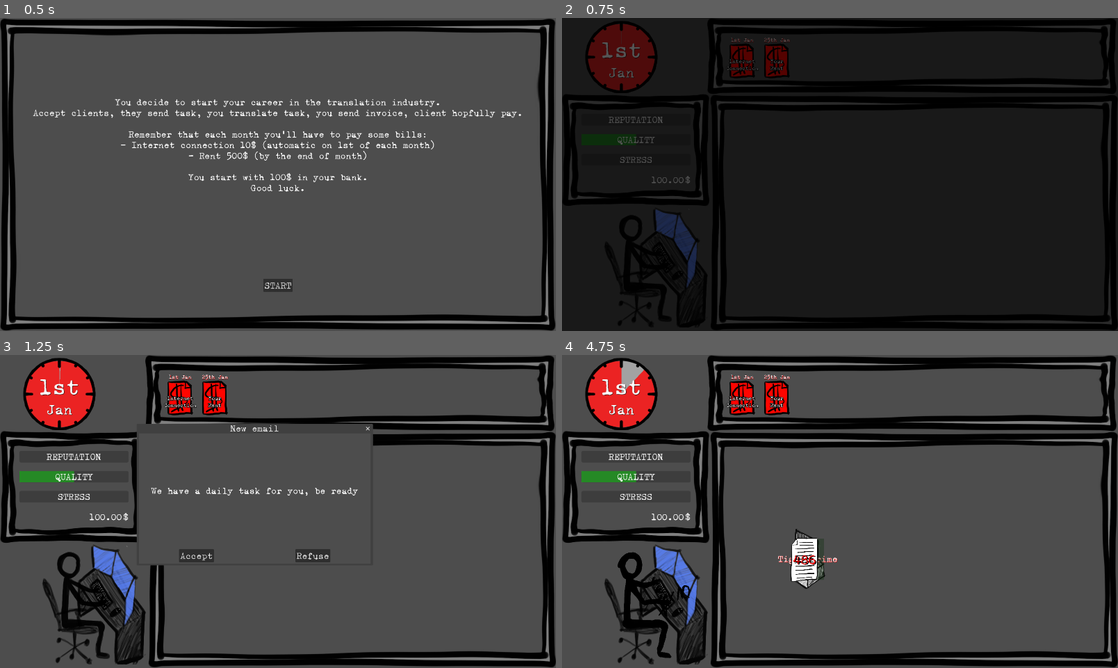
Above: before the commit, frames 1-4 (two rows, left to right).
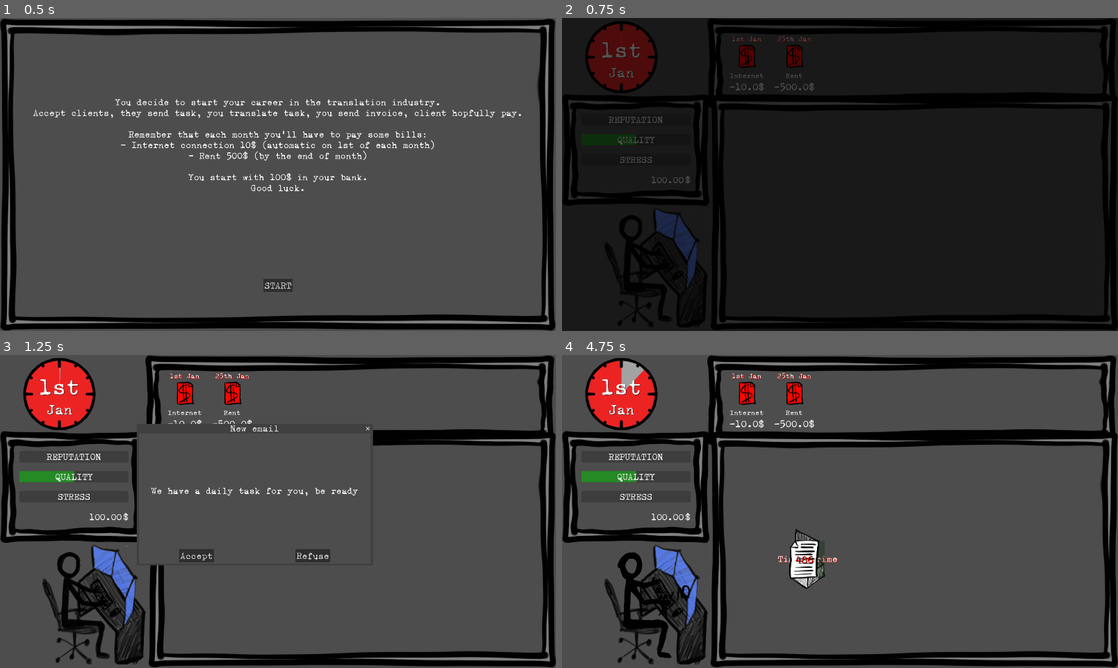
Above: after the commit, the same moments.

Repository: ildede/game-off-2025
Game: Godot game, scene res://scenes/ui/start_screen/start.tscn
Two runs of this game, one before a commit and one after it. Both use one fixed random seed, a clock stepped at 60 frames per second and the inputs below.
Inputs (mouse positions are in pixels of both pictures, inside the frame that each line leads up to):
- Up to frame 1 (0.5 s): no input
- Up to frame 2 (0.75 s): click "START" at 0.5 s
- Up to frame 3 (1.25 s): no input
- Up to frame 4 (4.75 s): click "Accept" at 1.25 s; click (806, 558) at 2 s; click (806, 558) at 2.75 s; click (806, 558) at 3.5 s; move the mouse to (962, 495) at 4.27 s; click (962, 495) at 4.42 s

Frame 1 is identical in both runs. In frame 2, 3.4% of the frame differs, in the area x 26-100%, y 5-29%; in frame 3, 3.9%; in frame 4, 5.3%, in the area x 26-100%, y 5-73%.

Commit message:
feat: manage deadlines

Diff:
--- a/autoloads/config.gd
+++ b/autoloads/config.gd
@@ -7,3 +7,4 @@
 const WORDS_PER_LETTER: int = 11
 const MAX_STRESS_LEVEL: float = 100
 const WORDS_PER_DAY: int = 2500
+const STRESS_ON_TASK_FAILED: float = 5
--- a/autoloads/global.gd
+++ b/autoloads/global.gd
@@ -3,7 +3,8 @@
 signal new_client_accepted(client_info: Models.ClientObject)
 signal client_send_task(task: Task)
 signal letter_hit_task(letter: Letter, task: Task)
-signal task_finished(id: int, value: float)
+signal task_finished(id: int)
+signal task_failed(id: int)
 signal update_reputation(value: float)
 signal update_stress(value: float)
 signal update_quality(value: float)
@@ -23,6 +24,7 @@
 	#client_send_task.connect(handle_client_send_task)
 	letter_hit_task.connect(handle_letter_hit_task)
 	task_finished.connect(handle_task_finished)
+	task_failed.connect(handle_task_failed)
 	update_reputation.connect(handle_update_reputation)
 	update_stress.connect(handle_update_stress)
 	update_quality.connect(handle_update_quality)
@@ -51,6 +53,11 @@
 func handle_task_finished(_id: int) -> void:
 	print("[GLOBAL] handle_task_finished")
 	game_state.task_finished += 1
+	ui_update.emit()
+
+func handle_task_failed(_id: int) -> void:
+	print("[GLOBAL] handle_task_failed")
+	game_state.task_failed += 1
 	ui_update.emit()
 
 func handle_update_reputation(value: float) -> void:
--- a/autoloads/models.gd
+++ b/autoloads/models.gd
@@ -29,6 +29,7 @@
 	var current_day = 1
 	var task_received: int = 0
 	var task_finished: int = 0
+	var task_failed: int = 0
 	var translated_words: int = 0
 
 	var reputation: float = 0
--- a/data/game_data.json
+++ b/data/game_data.json
@@ -54,7 +54,7 @@
       "name": "Tiger Prime",
       "engagement_email": "We have a daily task for you, be ready",
       "payment_per_word": 0.05,
-      "payment_terms": "IMMEDIATE",
+      "payment_terms": "NET30",
       "client_reliability": 0.95,
       "recurring_tasks": [
         {
@@ -82,7 +82,7 @@
       "name": "LocReady",
       "engagement_email": "We sent a task every week, with a deadline of 2 days, don't waste time! If you finish it we will publicly tell to everyone how smart you are!",
       "payment_per_word": 0.05,
-      "payment_terms": "IMMEDIATE",
+      "payment_terms": "NET30",
       "client_reliability": 0.95,
       "recurring_tasks": [
         {
@@ -109,14 +109,14 @@
   "bills": [
     {
       "id": 1,
-      "name": "Internet Connection",
+      "name": "Internet",
       "amount": 10.0,
       "due_day": 1,
       "recurring": true
     },
     {
       "id": 2,
-      "name": "Your Rent",
+      "name": "Rent",
       "amount": 500.0,
       "due_day": 25,
       "recurring": true
--- a/scenes/game/entities/task/character_body_2d.gd
+++ b/scenes/game/entities/task/character_body_2d.gd
@@ -5,3 +5,6 @@
 
 func _ready() -> void:
 	$Sprite2D.play("default")
+
+func deadline_reached() -> void:
+	$Sprite2D.play("deadline")
--- a/scenes/game/entities/task/task.tscn
+++ b/scenes/game/entities/task/task.tscn
@@ -1,37 +1,66 @@
-[gd_scene load_steps=9 format=3 uid="uid://covv3g8q43ifu"]
+[gd_scene load_steps=15 format=3 uid="uid://covv3g8q43ifu"]
 
 [ext_resource type="Script" uid="uid://bdne0imwp85h2" path="res://scenes/game/entities/task/task.gd" id="1_rogos"]
 [ext_resource type="Script" uid="uid://bskemnx3yc0dt" path="res://scenes/game/entities/task/character_body_2d.gd" id="2_42cdb"]
-[ext_resource type="Texture2D" uid="uid://dh2womicg0r0v" path="res://scenes/game/entities/task/assets/PNG_0001.png" id="3_6ui4q"]
-[ext_resource type="Texture2D" uid="uid://deavqkfuu5d0e" path="res://scenes/game/entities/task/assets/PNG_0002.png" id="4_071qo"]
-[ext_resource type="Texture2D" uid="uid://b30wf1lw0v44h" path="res://scenes/game/entities/task/assets/PNG_0003.png" id="5_ovt2p"]
-[ext_resource type="Texture2D" uid="uid://i6eko5gkxoe5" path="res://scenes/game/entities/task/assets/PNG_0004.png" id="6_1pfua"]
+[ext_resource type="Texture2D" uid="uid://bxepn0sgubhwd" path="res://scenes/game/entities/task/assets/deadline01.png" id="3_ctq7e"]
+[ext_resource type="Texture2D" uid="uid://4x83nji4abbm" path="res://scenes/game/entities/task/assets/deadline02.png" id="4_q7iwt"]
+[ext_resource type="Texture2D" uid="uid://b0pru31okls5u" path="res://scenes/game/entities/task/assets/deadline03.png" id="5_of1kn"]
+[ext_resource type="Texture2D" uid="uid://c5333o1lj3skr" path="res://scenes/game/entities/task/assets/deadline04.png" id="6_ql8ey"]
+[ext_resource type="Texture2D" uid="uid://djtynlqr4sqcq" path="res://scenes/game/entities/task/assets/deadline05.png" id="7_kqt4b"]
+[ext_resource type="Texture2D" uid="uid://dh6jtkoxaxwhl" path="res://scenes/game/entities/task/assets/default01.png" id="8_r5isl"]
+[ext_resource type="Texture2D" uid="uid://cpu3cekmvwrg6" path="res://scenes/game/entities/task/assets/default02.png" id="9_l3hm3"]
+[ext_resource type="Texture2D" uid="uid://cxsi0t6bphxeu" path="res://scenes/game/entities/task/assets/default03.png" id="10_riryx"]
+[ext_resource type="Texture2D" uid="uid://b184f43nunidi" path="res://scenes/game/entities/task/assets/default04.png" id="11_uxrd1"]
+[ext_resource type="Texture2D" uid="uid://dfoythl7dms23" path="res://scenes/game/entities/task/assets/default05.png" id="12_g1kpc"]
 
 [sub_resource type="SpriteFrames" id="SpriteFrames_cprfc"]
 animations = [{
 "frames": [{
 "duration": 1.0,
-"texture": ExtResource("3_6ui4q")
+"texture": ExtResource("3_ctq7e")
 }, {
 "duration": 1.0,
-"texture": ExtResource("4_071qo")
+"texture": ExtResource("4_q7iwt")
 }, {
 "duration": 1.0,
-"texture": ExtResource("5_ovt2p")
+"texture": ExtResource("5_of1kn")
 }, {
 "duration": 1.0,
-"texture": ExtResource("6_1pfua")
+"texture": ExtResource("6_ql8ey")
+}, {
+"duration": 1.0,
+"texture": ExtResource("7_kqt4b")
+}],
+"loop": true,
+"name": &"deadline",
+"speed": 6.0
+}, {
+"frames": [{
+"duration": 1.0,
+"texture": ExtResource("8_r5isl")
+}, {
+"duration": 1.0,
+"texture": ExtResource("9_l3hm3")
+}, {
+"duration": 1.0,
+"texture": ExtResource("10_riryx")
+}, {
+"duration": 1.0,
+"texture": ExtResource("11_uxrd1")
+}, {
+"duration": 1.0,
+"texture": ExtResource("12_g1kpc")
 }],
 "loop": true,
 "name": &"default",
-"speed": 10.0
+"speed": 6.0
 }]
 
 [sub_resource type="RectangleShape2D" id="RectangleShape2D_ukviy"]
-size = Vector2(298, 492)
+size = Vector2(127.14288, 175.71436)
 
 [node name="Task" type="PathFollow2D"]
-scale = Vector2(0.3, 0.3)
+scale = Vector2(0.7, 0.7)
 rotates = false
 loop = false
 script = ExtResource("1_rogos")
@@ -41,20 +70,22 @@
 
 [node name="Sprite2D" type="AnimatedSprite2D" parent="CharacterBody2D"]
 sprite_frames = SubResource("SpriteFrames_cprfc")
+animation = &"deadline"
+frame_progress = 0.8962669
 
 [node name="CollisionShape2D" type="CollisionShape2D" parent="CharacterBody2D"]
-visible = false
-position = Vector2(1, -6)
+position = Vector2(0.714288, -0.7142869)
+scale = Vector2(0.99999964, 0.99999964)
 shape = SubResource("RectangleShape2D_ukviy")
 
 [node name="ProgressBar" type="ProgressBar" parent="."]
 modulate = Color(0, 1, 0, 1)
 self_modulate = Color(1.5706233, 1.5706233, 1.5706233, 1)
 show_behind_parent = true
-offset_left = 120.0
-offset_top = -240.0
-offset_right = 223.33333
-offset_bottom = 235.33334
+offset_left = 51.0
+offset_top = -91.0
+offset_right = 100.0
+offset_bottom = 90.0
 max_value = 20.0
 step = 1.0
 fill_mode = 3
@@ -74,9 +105,9 @@
 grow_vertical = 2
 theme_override_colors/font_color = Color(1, 0, 0, 1)
 theme_override_colors/font_shadow_color = Color(0, 0, 0, 1)
-theme_override_constants/shadow_offset_x = 10
-theme_override_constants/shadow_offset_y = 5
-theme_override_font_sizes/font_size = 150
+theme_override_constants/shadow_offset_x = 2
+theme_override_constants/shadow_offset_y = 2
+theme_override_font_sizes/font_size = 50
 text = "999"
 horizontal_alignment = 1
 vertical_alignment = 1
--- a/scenes/game/translator/translator.gd
+++ b/scenes/game/translator/translator.gd
@@ -44,5 +44,11 @@
 
 func _on_static_body_2d_body_entered(body: Node2D) -> void:
 	if body is TaskBody:
-		Global.update_reputation.emit(-1)
-		Global.update_stress.emit(4)
+		body.deadline_reached()
+		var found_index = tasks.find_custom(func has_task_id(t):
+			return t.get_task_id() == body.task_id)
+		if found_index >= 0:
+			var task_found = tasks.pop_at(found_index)
+			Global.task_failed.emit(body.task_id)
+			await get_tree().create_timer(2).timeout
+			task_found.queue_free()
--- a/scenes/game/translator/translator.tscn
+++ b/scenes/game/translator/translator.tscn
@@ -8,8 +8,8 @@
 [ext_resource type="Texture2D" uid="uid://c3f6yalt2bp2r" path="res://scenes/game/translator/assets/PNG_0004.png" id="6_585bd"]
 [ext_resource type="Texture2D" uid="uid://d060mkq5malbq" path="res://scenes/game/translator/assets/PNG_0005.png" id="7_vbttx"]
 
-[sub_resource type="CircleShape2D" id="CircleShape2D_ljyet"]
-radius = 550.02277
+[sub_resource type="RectangleShape2D" id="RectangleShape2D_bupml"]
+size = Vector2(1105.0006, 2085.0012)
 
 [sub_resource type="SpriteFrames" id="SpriteFrames_pcpsr"]
 animations = [{
@@ -42,8 +42,9 @@
 scale = Vector2(0.2, 0.2)
 
 [node name="CollisionShape2D" type="CollisionShape2D" parent="StaticBody2D"]
-scale = Vector2(0.99999994, 0.99999994)
-shape = SubResource("CircleShape2D_ljyet")
+position = Vector2(-87.49996, 17.499998)
+scale = Vector2(0.99999934, 0.99999934)
+shape = SubResource("RectangleShape2D_bupml")
 
 [node name="Translator" type="AnimatedSprite2D" parent="."]
 scale = Vector2(0.2, 0.2)
--- a/scenes/ui/events_panel/event.gd
+++ b/scenes/ui/events_panel/event.gd
@@ -1,16 +1,19 @@
-extends AnimatedSprite2D
-class_name EventSprite
+extends Control
+class_name EventControl
 
 var day: Global.Date
+var money_value: float
 var display_name: String
 var event_type: EventsPanel.EventType
 
 func _ready() -> void:
-	$Day.text = "{day} {month}".format(day)
-	$Name.text = display_name
-	print("_ready", display_name, event_type)
+	$Container/Day.text = "{day} {month}".format(day)
 	match event_type:
 		EventsPanel.EventType.PAYMENT:
-			play("payment")
+			$EventSprite.play("payment")
+			$Container/Label.text = "payment"
+			$Container/Value.text = "{0}$".format([money_value])
 		EventsPanel.EventType.BILL:
-			play("bill")
+			$EventSprite.play("bill")
+			$Container/Label.text = display_name
+			$Container/Value.text = "-{0}$".format([money_value])
--- a/scenes/ui/events_panel/event.tscn
+++ b/scenes/ui/events_panel/event.tscn
@@ -55,42 +55,52 @@
 "speed": 6.0
 }]
 
-[node name="Event" type="AnimatedSprite2D"]
-scale = Vector2(0.6, 0.6)
+[node name="Event" type="Control"]
+custom_minimum_size = Vector2(160, 200)
+layout_mode = 3
+anchors_preset = 0
+offset_right = 160.0
+offset_bottom = 200.0
+size_flags_horizontal = 0
+script = ExtResource("6_7725c")
+
+[node name="EventSprite" type="AnimatedSprite2D" parent="."]
+position = Vector2(82, 76)
+scale = Vector2(0.4, 0.4)
 sprite_frames = SubResource("SpriteFrames_o53mr")
 animation = &"bill"
-script = ExtResource("6_7725c")
 
-[node name="Day" type="Label" parent="."]
-anchors_preset = 10
+[node name="Container" type="VBoxContainer" parent="."]
+layout_mode = 1
+anchors_preset = 15
 anchor_right = 1.0
-offset_left = -80.0
-offset_top = -140.0
-offset_right = -80.0
-offset_bottom = -103.0
+anchor_bottom = 1.0
 grow_horizontal = 2
+grow_vertical = 2
+
+[node name="Day" type="Label" parent="Container"]
+layout_mode = 2
+size_flags_vertical = 0
 theme_override_colors/font_shadow_color = Color(1, 0, 0, 1)
 theme_override_colors/font_outline_color = Color(0, 0, 0, 1)
 theme_override_constants/shadow_offset_x = 2
 theme_override_constants/shadow_offset_y = 2
 theme_override_constants/outline_size = 2
-text = "1st Jan"
+theme_override_font_sizes/font_size = 25
+text = "1st"
 horizontal_alignment = 1
-autowrap_mode = 2
 
-[node name="Name" type="Label" parent="."]
-anchors_preset = 12
-anchor_top = 1.0
-anchor_right = 1.0
-anchor_bottom = 1.0
-offset_left = -80.0
-offset_top = -217.0
-offset_right = -80.0
-offset_bottom = -100.0
-grow_horizontal = 2
-grow_vertical = 0
-theme_override_colors/font_outline_color = Color(0, 0, 0, 1)
-theme_override_constants/outline_size = 10
-text = "Global News Network"
+[node name="Label" type="Label" parent="Container"]
+layout_mode = 2
+size_flags_vertical = 10
+theme_override_font_sizes/font_size = 25
+text = "Rent"
 horizontal_alignment = 1
-autowrap_mode = 2
+
+[node name="Value" type="Label" parent="Container"]
+layout_mode = 2
+size_flags_vertical = 8
+theme_override_font_sizes/font_size = 34
+text = "122.5$"
+horizontal_alignment = 1
+vertical_alignment = 2
--- a/scenes/ui/events_panel/events_panel.gd
+++ b/scenes/ui/events_panel/events_panel.gd
@@ -13,16 +13,14 @@
 		c.queue_free()
 	childs.clear()
 	ar.sort_custom(func(a, b): return a.day < b.day)
-	var count = 0
 	for e in ar:
-		var ev_instance: EventSprite = event_scene.instantiate()
+		var ev_instance: EventControl = event_scene.instantiate()
 		ev_instance.day = Global.day_number_to_date(e.day)
+		ev_instance.money_value = e.amount
 		ev_instance.display_name = e.name
 		ev_instance.event_type = e.type
-		ev_instance.position = self.global_position + Vector2(-380 + (120 * count), 150)
-		add_child(ev_instance)
+		$HBoxContainer.add_child(ev_instance)
 		childs.append(ev_instance)
-		count += 1
 
 enum EventType {
 	PAYMENT,
--- a/scenes/ui/events_panel/events_panel.tscn
+++ b/scenes/ui/events_panel/events_panel.tscn
@@ -8,3 +8,6 @@
 offset_right = 1918.0
 offset_bottom = 260.0
 script = ExtResource("1_kojp0")
+
+[node name="HBoxContainer" type="HBoxContainer" parent="."]
+layout_mode = 2
--- a/scenes/ui/main_screen/main.gd
+++ b/scenes/ui/main_screen/main.gd
@@ -14,6 +14,7 @@
 	Global.set_clock($GameClock)
 	Global.game_over.connect(handle_game_over)
 	Global.task_finished.connect(handle_task_finished)
+	Global.task_failed.connect(handle_task_failed)
 
 	for client_info in Global.game_state.clients:
 		var added = add_new_client_to_scene(client_info)
@@ -78,6 +79,16 @@
 		var client_info: Models.ClientObject = Global.game_state.clients[client_index]
 		var invoice_info = Models.InvoiceObject.new(finished_task, client_info)
 		$Invoices.add_invoice(invoice_info)
+
+func handle_task_failed(task_id: int) -> void:
+	print("[MAIN] handle_task_failed for task_id ", task_id)
+	active_tasks.erase(task_id)
+
+	var found_index = Global.game_state.ongoing_task.find_custom(func(t): return t.task_id == task_id)
+	if found_index >= 0:
+		var finished_task = Global.game_state.ongoing_task.pop_at(found_index)
+		Global.update_reputation.emit(finished_task.reputation_on_failure)
+		Global.update_stress.emit(Config.STRESS_ON_TASK_FAILED)
 
 func handle_end_of_the_day() -> void:
 	print("[MAIN] handle_end_of_the_day")
Binary file removed: scenes/game/entities/task/assets/PNG_0001.png
Binary file removed: scenes/game/entities/task/assets/PNG_0002.png
Binary file removed: scenes/game/entities/task/assets/PNG_0003.png
Binary file removed: scenes/game/entities/task/assets/PNG_0004.png
Binary file added: scenes/game/entities/task/assets/deadline01.png
Not shown, changed: scenes/game/entities/task/assets/deadline01.png.import
Binary file added: scenes/game/entities/task/assets/deadline02.png
Not shown, changed: scenes/game/entities/task/assets/deadline02.png.import
Binary file added: scenes/game/entities/task/assets/deadline03.png
Not shown, added: scenes/game/entities/task/assets/deadline03.png.import
Binary file added: scenes/game/entities/task/assets/deadline04.png
Not shown, added: scenes/game/entities/task/assets/deadline04.png.import
(and 12 more such lines)
